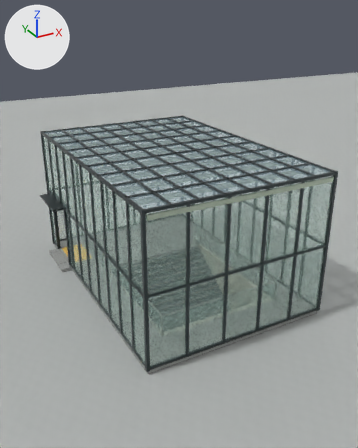
The glTF model public/model/public-axis-20261125/theatre.glb: old version first, new version second.
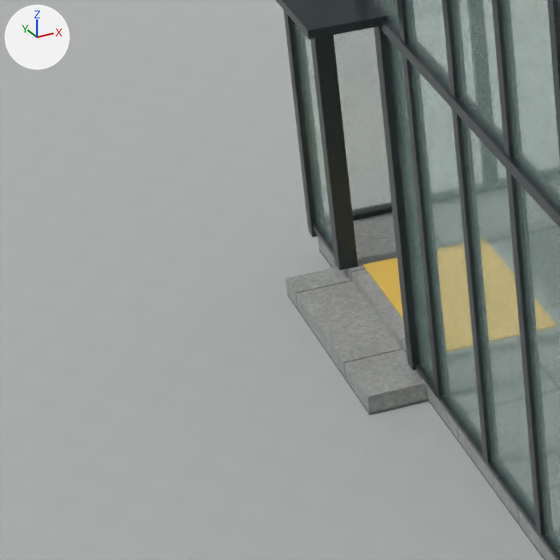
Each version is shown from a camera (50 mm lens) standing at (23.4, 99.0, 11.4) and looking at (33.9, 118.1, 1.9), then close up on the part from 1% to 26% of the width and 46% to 66% of the height. Every picture has the same lights, and +X, +Y and +Z are marked at upper left. The older version's two pictures come first. Where no turn or scale is listed for an object, it has been applied to the vertices.

Before the edit, the objects in view are built like this:
```python
ob_axis_ground_replacement___ground = bpy.data.objects.new('Axis ground replacement / ground', me_axis_ground_replacement___ground_reconstructed)
ob_axis_ground_replacement___ground.location = (0.0, 0.0, 0.0)
ob_s_theatre___frames__glass_and_accessible_threshold___dark_anodized_curtainwall = bpy.data.objects.new('S Theatre / frames, glass and accessible threshold / Dark anodized curtainwall', me_s_theatre___frames__glass_and_accessible_threshold___dark_anodized_curtainwall)
ob_s_theatre___frames__glass_and_accessible_threshold___dark_anodized_curtainwall.location = (0.0, 0.0, 0.0)
ob_s_theatre___sunken_stairs_and_stone_floor___hewn_grey_pavers = bpy.data.objects.new('S Theatre / sunken stairs and stone floor / Hewn grey pavers', me_s_theatre___sunken_stairs_and_stone_floor___hewn_grey_pavers)
ob_s_theatre___sunken_stairs_and_stone_floor___hewn_grey_pavers.location = (0.0, 0.0, 0.0)
# also in view: 'S Theatre / sunken stairs and stone floor / Ochre tactile threshold' at (29.5, 120.7, 0.2); 'S Theatre / frames, glass and accessible threshold / Neutral green clear glass' at (32.7, 116.9, 3.1)
```
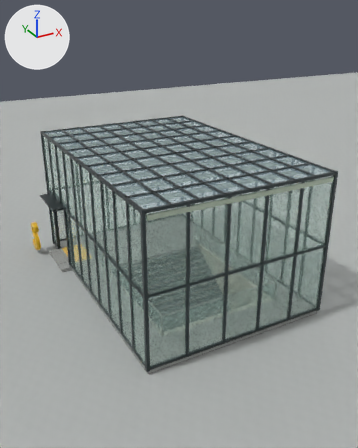
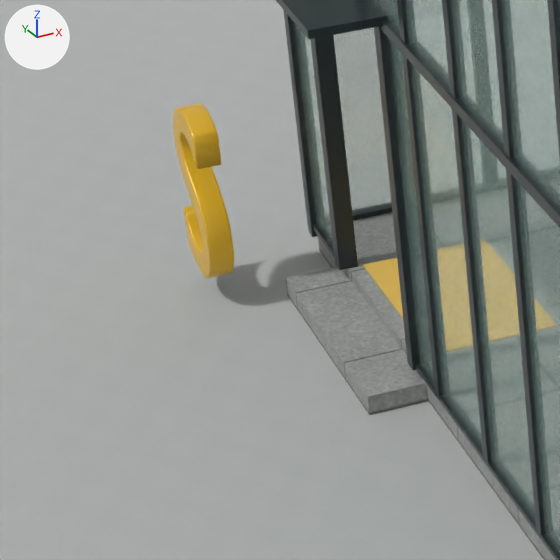
Pixel boxes (x1, y1, x2, y2) of what changed, in the close-ups (560 x 560 px):
```json
{"object": "S Theatre / freestanding entrance S", "change": "added", "after": [173, 103, 234, 278], "on screen": "yellow"}
```

The change, as JSON lines over the scene's bpy script:
```json
{"op": "add", "block": "mat_s_theatre_warm_yellow_sign", "code": ["mat_s_theatre_warm_yellow_sign = principled_material('S Theatre warm yellow sign')", "mat_s_theatre_warm_yellow_sign.base_color = (0.83, 0.49, 0.022)  # yellow #ebba29", "mat_s_theatre_warm_yellow_sign.metallic = 0.14", "mat_s_theatre_warm_yellow_sign.roughness = 0.32"]}
{"op": "add", "block": "me_entrance_freestanding_s", "code": ["me_entrance_freestanding_s = bpy.data.meshes.new('Entrance freestanding S')", "me_entrance_freestanding_s.from_pydata(...)  # 1104 vertices, 2204 faces; spans x -0.1..0.1, y -0.876..-0.066, z -0.033..1.411", "me_entrance_freestanding_s.materials.append(mat_s_theatre_warm_yellow_sign)  # yellow #ebba29"]}
{"op": "add", "block": "ob_s_theatre___freestanding_entrance_s", "code": ["ob_s_theatre___freestanding_entrance_s = bpy.data.objects.new('S Theatre / freestanding entrance S', me_entrance_freestanding_s)", "ob_s_theatre___freestanding_entrance_s.location = (27.95, 122.64, 0.22)"]}
```
